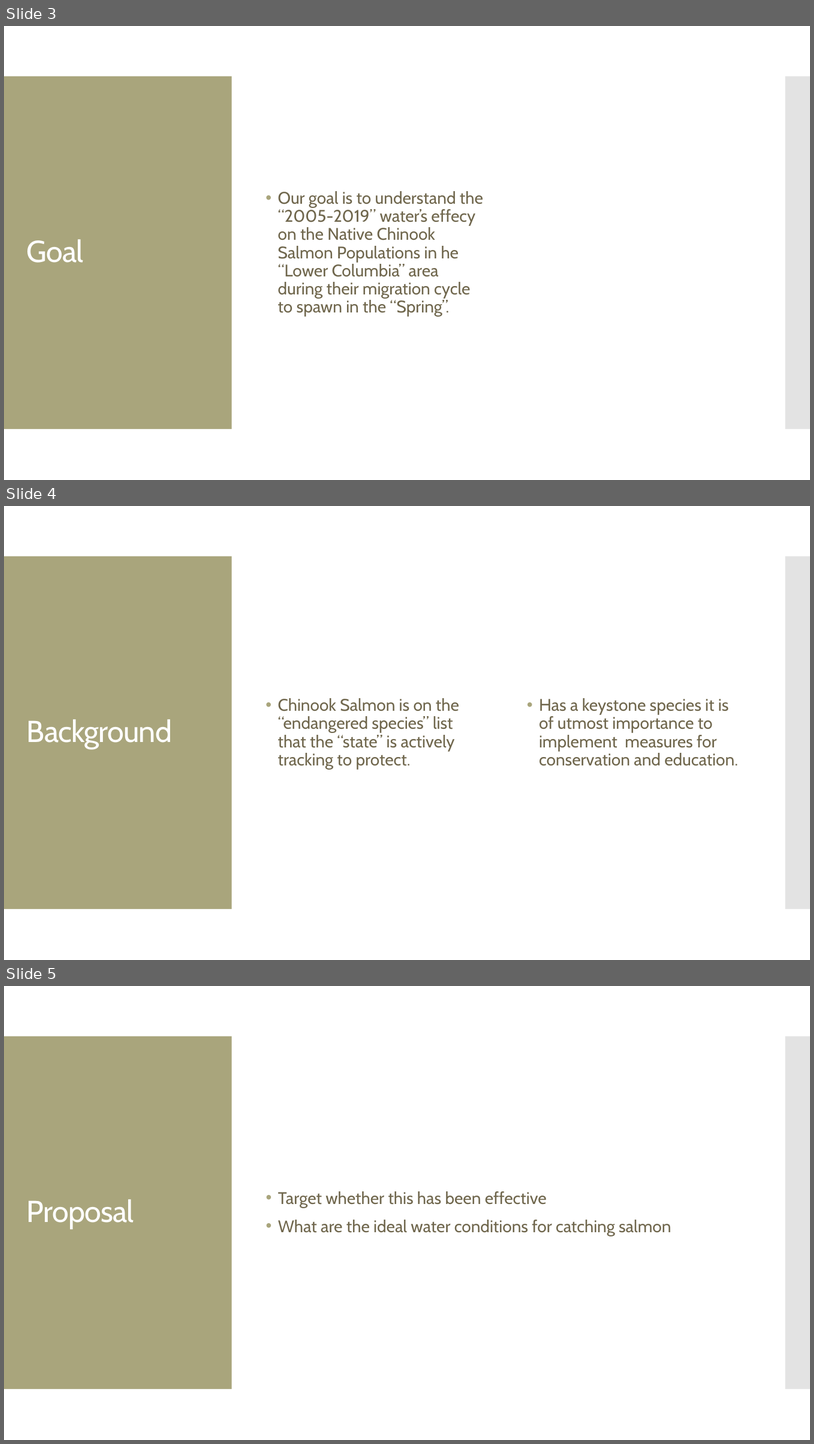
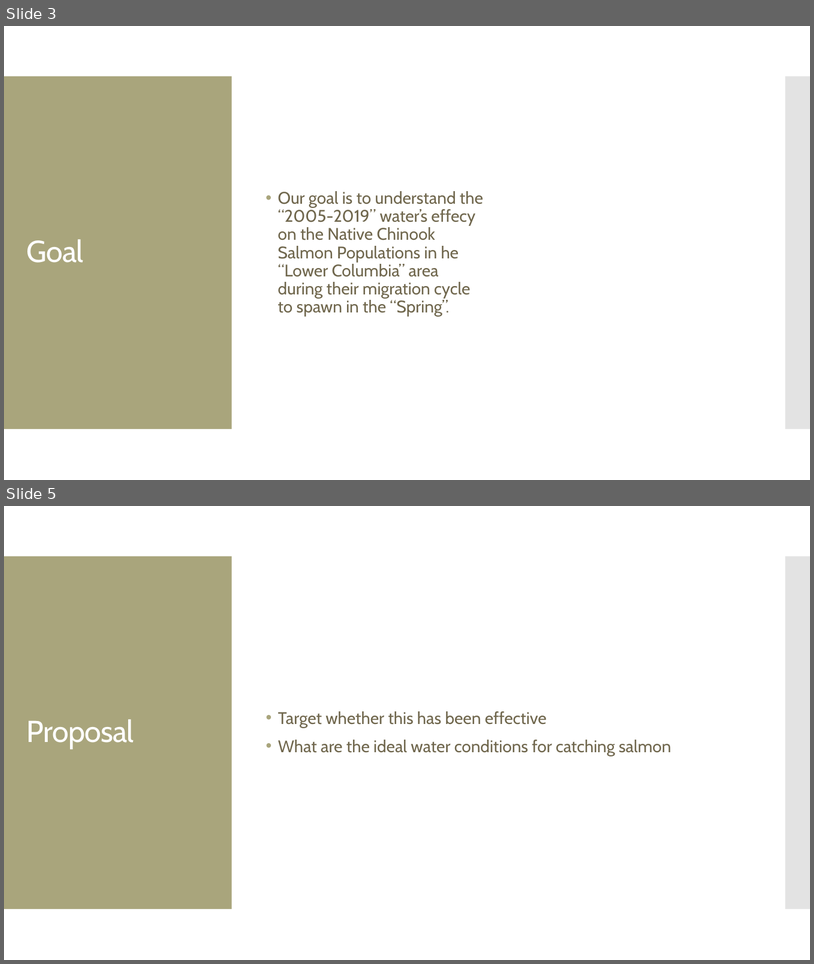
Before and after one commit to jayhjman/bootcamp-project1, a slide deck: Spring Chinook Salmon in the Portland Metro Area.pptx. Shown one above the other, each under a label of ours: slides 3, 4 and 5 before the commit, slides 3 and 5 after it; the slides between them are not shown. The pictures are 814x1444 and 814x964 pixels, drawn with LibreOffice and Linux fonts; fonts in the diff are those of the drawing. Boxes give left, top, right and bottom in pixels: in the first picture for what was removed or moved away, otherwise in the second. Text is boxed around its words. In the diff, an @@ line names an element or a change of style, - is before the commit and + after.

```diff
--- a/Spring Chinook Salmon in the Portland Metro Area.pptx
+++ b/Spring Chinook Salmon in the Portland Metro Area.pptx
@@ slide 4 removed at [4,506,810,960], background #FFFFFF; not listed: 2 template elements that a slide beside it also shows @@
@@ text removed at [278,698,459,769] @@
-• Chinook Salmon is on the “endangered species” list that the “state” is actively tracking to protect.
@@ text removed at [539,698,738,766] @@
-• Has a keystone species it is of utmost importance to implement measures for conservation and education.
@@ title removed at [27,719,172,748] @@
-Background
```
Also in this commit, not shown: 1 slide changed, 1 slide added.
